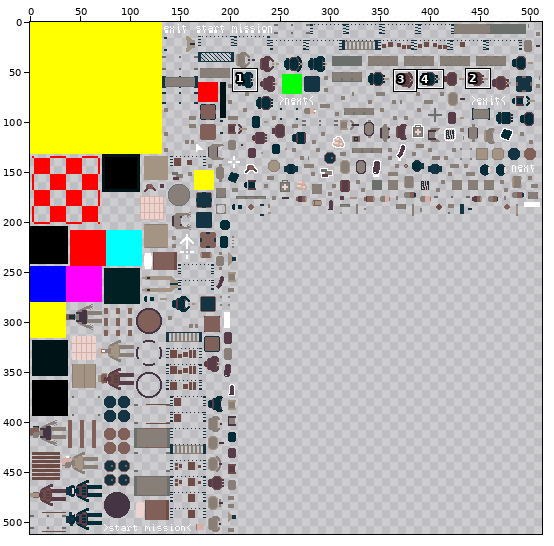
A sprite sheet gets an edit: game-design-final/html5game/GameDesign_prototype_texture_0.png. Above: a wide view before the commit, with the close-up outlined.
Close-up. Before the commit:
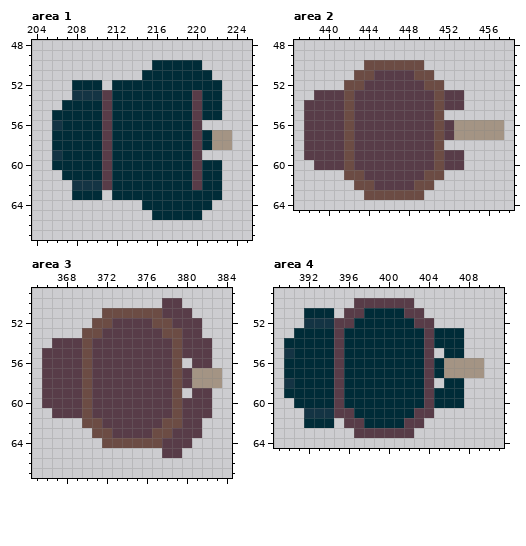
The file is 512x512 pixels. Colours within 5 levels of each other are drawn and written as one. Shown: area 1: x 204..225, y 48..67; area 2: x 437..458, y 48..64; area 3: x 365..384, y 49..67; area 4: x 389..411, y 49..64. The commit also changed other parts of the picture, which this record leaves out.
New version:
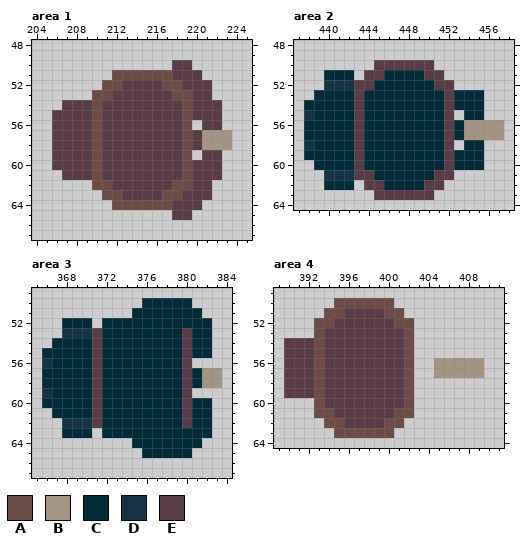
Palette (. is transparent): A #6c4c44  B #a49484  C #002c38  D #143444  E #583c48
Change:
Changed rows in their new state; - is an unchanged pixel.
Area 1:
first column x 206:
50 ----------..EE.--
51 ------AAAAAAEEE.-
52 --...AAEEEEAAEEE.
53 --..AAEEEEEEAA-E.
54 -EEEA-EEEEEEEA-EE
55 EEEEA-EEEEEEEA-EE
56 EEEEA-EEEEEEEA.EE
57 EEEEA-EEEEEEEA-B-
58 EEEEA-EEEEEEEA-B-
59 EEEEA-EEEEEEEA.EE
60 EEEEA-EEEEEEEA-EE
61 -EEEA-EEEEEEEA-EE
62 --..AAEEEEEEAA-E.
63 --...AAEEEEAAEEE.
64 ------AAAAAAEEE.-
65 ----------..EE.--
Area 2:
first column x 438:
50 ------.EEEEEE-----
51 --CCC.E-CCCCEE----
52 --DDDE-CCCCCCEE---
53 -CCCC-CCCCCCCC-CCC
54 CCCCC-CCCCCCCC-CCC
55 DCCCC-CCCCCCCCE-CC
56 CCCCC-CCCCCCCC-C--
57 CCCCC-CCCCCCCC-C--
58 DCCCC-CCCCCCCCE-CC
59 CCCCC-CCCCCCCC-CCC
60 -CCCC-CCCCCCCC-CCC
61 --DDDE-CCCCCCEE---
62 --CCC.E-CCCCEE----
63 ------.EEEEEE-----
Area 3:
first column x 366:
50 ----------CCCCC--
51 ------...CCCCCCC-
52 --CCC.CCCCCCCCCCC
53 --DDDECCCCCCCC-CC
54 -CCCC-CCCCCCCC-CC
55 CCCCC-CCCCCCCC-CC
56 DCCCC-CCCCCCCCE..
57 CCCCC-CCCCCCCC-C-
58 CCCCC-CCCCCCCC-C-
59 DCCCC-CCCCCCCCE..
60 CCCCC-CCCCCCCC-CC
61 -CCCC-CCCCCCCC-CC
62 --DDDECCCCCCCC-CC
63 --CCC.CCCCCCCCCCC
64 ------...CCCCCCC-
65 ----------CCCCC--
Area 4:
first column x 390:
50 -----AAAAAA..-----
51 --..AA--EEAA..----
52 --.AA--EEEEAA..---
53 -..AE-EEEEEEA.....
54 EEEAE-EEEEEEA.....
55 EEEAE-EEEEEEA..-..
56 EEEAE-EEEEEEA..B--
57 EEEAE-EEEEEEA..B--
58 EEEAE-EEEEEEA..-..
59 EEEAE-EEEEEEA.....
60 -..AE-EEEEEEA.....
61 --.AA--EEEEAA..---
62 --..AA--EEAA..----
63 -----AAAAAA..-----
Changed places in both close-ups, as pixel boxes (x1, y1, x2, y2):
changed: (52, 60, 222, 220)
changed: (304, 60, 484, 200)
changed: (42, 298, 212, 458)
changed: (284, 298, 464, 438)
